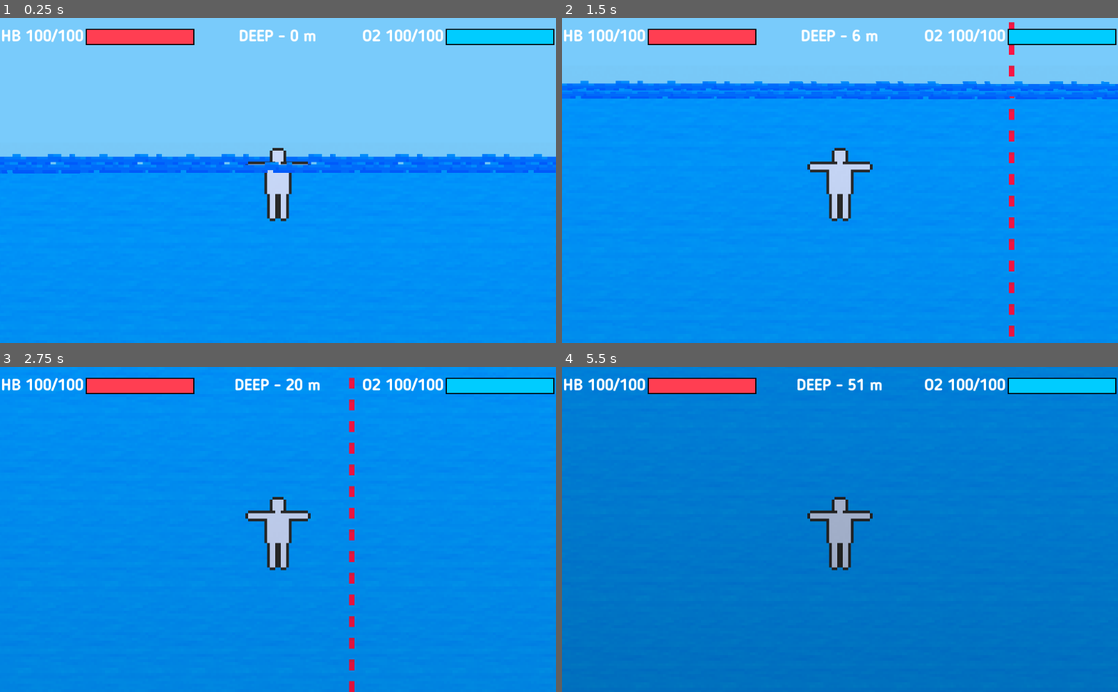
Above: before the commit, frames 1-4 (two rows, left to right).
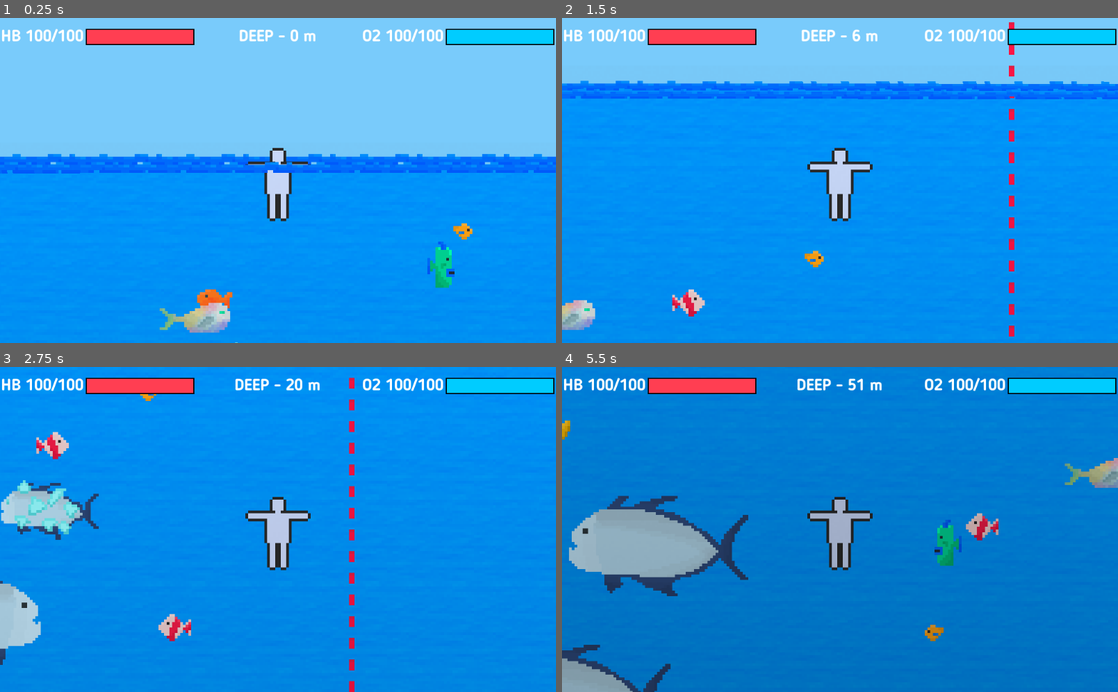
Above: after the commit, the same moments.

Repository: eliaperantoni/fisherman
Game: Godot game, scene res://scenes/main/Main.tscn
The game is run twice, just before and just after one commit, with the same random seed, the same clock (stepped at 60 frames per second) and the same inputs.
Inputs:
- Up to frame 1 (0.25 s): no input
- Up to frame 2 (1.5 s): hold Right (ui_right) 0.53-1.28 s; hold Shift 0.53-1.28 s; hold Down (ui_down) from 1.28 s (still down); tap Shift at 1.35 s
- Up to frame 3 (2.75 s): release Down (ui_down) at 2.03 s; hold Right (ui_right) from 2.03 s (still down); hold Shift from 2.03 s (still down)
- Up to frame 4 (5.5 s): release Right (ui_right) at 2.78 s; release Shift at 2.78 s; hold Up (ui_up) 2.78-3.53 s; tap Shift at 2.85, 4.35 s; hold Shift 3.53-4.28 s; hold Left (ui_left) 3.53-5.03 s; hold Down (ui_down) from 5.03 s (still down); hold Shift from 5.03 s (still down)

The runs differ from the first frame. In frame 1, 1.6% of the frame differs, in the area x 28-85%, y 63-100%; in frame 2, 0.9%; in frame 3, 3.7%; in frame 4, 8.5%, in the area x 0-100%, y 16-100%.

Commit message:
Inherited scene fish refactoring

Diff:
--- a/project.godot
+++ b/project.godot
@@ -10,12 +10,12 @@
 
 _global_script_classes=[ {
 "base": "RigidBody2D",
-"class": "BasicPacificFish",
+"class": "PassiveFish",
 "language": "GDScript",
-"path": "res://scenes/mobs/pacific/basic_pacific_fish_controller.gd"
+"path": "res://scenes/mobs/fish_passive_controller.gd"
 } ]
 _global_script_class_icons={
-"BasicPacificFish": ""
+"PassiveFish": ""
 }
 
 [application]
--- a/scenes/main/Main.tscn
+++ b/scenes/main/Main.tscn
@@ -7,6 +7,7 @@
 [ext_resource path="res://scenes/main/assets/darkness.png" type="Texture" id=5]
 [ext_resource path="res://scenes/border/Border.tscn" type="PackedScene" id=6]
 [ext_resource path="res://scenes/player/Player.tscn" type="PackedScene" id=7]
+[ext_resource path="res://scenes/main/spawner.gd" type="Script" id=8]
 [ext_resource path="res://scenes/interface/Interface.tscn" type="PackedScene" id=9]
 [ext_resource path="res://scenes/main/assets/surface.material" type="Material" id=10]
 
@@ -83,10 +84,11 @@
 }
 
 [node name="Fishes" type="Node2D" parent="."]
-script = ExtResource( 10 )
+script = ExtResource( 8 )
 __meta__ = {
 "_edit_lock_": true
 }
+initial_spawn_amount = 1000
 
 [node name="Darkness" type="Light2D" parent="."]
 position = Vector2( 0, 1792 )
--- a/scenes/main/spawner.gd
+++ b/scenes/main/spawner.gd
@@ -1,15 +1,18 @@
 extends Node
 
 var scenes = [
-	{
-		scene = preload("res://scenes/mobs/pacific/BasicPacificFish.tscn"),
-		weight = 8,
-	}
+	preload("res://scenes/mobs/Fish1.tscn"),
+	preload("res://scenes/mobs/Fish2.tscn"),
+	preload("res://scenes/mobs/Fish3.tscn"),
+	preload("res://scenes/mobs/Fish4.tscn"),
+	preload("res://scenes/mobs/FishCarango.tscn"),
+	preload("res://scenes/mobs/FishCarangoCrystal.tscn"),
+	preload("res://scenes/mobs/FishIperoglife.tscn"),
+	preload("res://scenes/mobs/FishMusicalis.tscn"),
+	preload("res://scenes/mobs/FishOblungo.tscn"),
 ]
 
 export var initial_spawn_amount: int
-
-var total_weight = 8
 
 func _ready():
 	randomize()
@@ -18,16 +21,7 @@
 		_spawn_random_fish(_generate_random_coords())
 
 func _spawn_random_fish(at: Vector2):
-	var consume = randi() % total_weight
-	var scene_index = 0
-
-	while true:
-		if consume < scenes[scene_index].weight:
-			break
-		else:
-			consume -= scenes[scene_index].weight
-
-	var scene = scenes[scene_index].scene
+	var scene = scenes[randi() % scenes.size()]
 	var instance = scene.instance()
 	instance.position = at
 	add_child(instance)
--- /dev/null
+++ b/scenes/mobs/Fish1.tscn
@@ -0,0 +1,5 @@
+[gd_scene load_steps=2 format=2]
+
+[ext_resource path="res://scenes/mobs/FishPassive.tscn" type="PackedScene" id=1]
+
+[node name="RigidBody" instance=ExtResource( 1 )]
--- /dev/null
+++ b/scenes/mobs/Fish2.tscn
@@ -0,0 +1,9 @@
+[gd_scene load_steps=3 format=2]
+
+[ext_resource path="res://scenes/mobs/FishPassive.tscn" type="PackedScene" id=1]
+[ext_resource path="res://scenes/mobs/assets/fish2.png" type="Texture" id=2]
+
+[node name="RigidBody" instance=ExtResource( 1 )]
+
+[node name="Sprite" parent="." index="0"]
+texture = ExtResource( 2 )
--- /dev/null
+++ b/scenes/mobs/Fish3.tscn
@@ -0,0 +1,10 @@
+[gd_scene load_steps=3 format=2]
+
+[ext_resource path="res://scenes/mobs/FishPassive.tscn" type="PackedScene" id=1]
+[ext_resource path="res://scenes/mobs/assets/fish3.png" type="Texture" id=2]
+
+
+[node name="RigidBody" instance=ExtResource( 1 )]
+
+[node name="Sprite" parent="." index="0"]
+texture = ExtResource( 2 )
--- /dev/null
+++ b/scenes/mobs/Fish4.tscn
@@ -0,0 +1,10 @@
+[gd_scene load_steps=3 format=2]
+
+[ext_resource path="res://scenes/mobs/FishPassive.tscn" type="PackedScene" id=1]
+[ext_resource path="res://scenes/mobs/assets/fish4.png" type="Texture" id=2]
+
+
+[node name="RigidBody" instance=ExtResource( 1 )]
+
+[node name="Sprite" parent="." index="0"]
+texture = ExtResource( 2 )
--- /dev/null
+++ b/scenes/mobs/FishCarango.tscn
@@ -0,0 +1,10 @@
+[gd_scene load_steps=3 format=2]
+
+[ext_resource path="res://scenes/mobs/FishPassive.tscn" type="PackedScene" id=1]
+[ext_resource path="res://scenes/mobs/assets/fish_carango.png" type="Texture" id=2]
+
+
+[node name="RigidBody" instance=ExtResource( 1 )]
+
+[node name="Sprite" parent="." index="0"]
+texture = ExtResource( 2 )
--- /dev/null
+++ b/scenes/mobs/FishCarangoCrystal.tscn
@@ -0,0 +1,10 @@
+[gd_scene load_steps=3 format=2]
+
+[ext_resource path="res://scenes/mobs/FishPassive.tscn" type="PackedScene" id=1]
+[ext_resource path="res://scenes/mobs/assets/fish_carango_crystal.png" type="Texture" id=2]
+
+
+[node name="RigidBody" instance=ExtResource( 1 )]
+
+[node name="Sprite" parent="." index="0"]
+texture = ExtResource( 2 )
--- /dev/null
+++ b/scenes/mobs/FishIperoglife.tscn
@@ -0,0 +1,10 @@
+[gd_scene load_steps=3 format=2]
+
+[ext_resource path="res://scenes/mobs/FishPassive.tscn" type="PackedScene" id=1]
+[ext_resource path="res://scenes/mobs/assets/fish_iperoglife.png" type="Texture" id=2]
+
+
+[node name="RigidBody" instance=ExtResource( 1 )]
+
+[node name="Sprite" parent="." index="0"]
+texture = ExtResource( 2 )
--- /dev/null
+++ b/scenes/mobs/FishMusicalis.tscn
@@ -0,0 +1,10 @@
+[gd_scene load_steps=3 format=2]
+
+[ext_resource path="res://scenes/mobs/FishPassive.tscn" type="PackedScene" id=1]
+[ext_resource path="res://scenes/mobs/assets/fish_vibrissae_musicalis.png" type="Texture" id=2]
+
+
+[node name="RigidBody" instance=ExtResource( 1 )]
+
+[node name="Sprite" parent="." index="0"]
+texture = ExtResource( 2 )
--- /dev/null
+++ b/scenes/mobs/FishOblungo.tscn
@@ -0,0 +1,10 @@
+[gd_scene load_steps=3 format=2]
+
+[ext_resource path="res://scenes/mobs/FishPassive.tscn" type="PackedScene" id=1]
+[ext_resource path="res://scenes/mobs/assets/fish_oblungo_dementis.png" type="Texture" id=2]
+
+
+[node name="RigidBody" instance=ExtResource( 1 )]
+
+[node name="Sprite" parent="." index="0"]
+texture = ExtResource( 2 )
--- /dev/null
+++ b/scenes/mobs/FishPassive.tscn
@@ -0,0 +1,14 @@
+[gd_scene load_steps=3 format=2]
+
+[ext_resource path="res://scenes/mobs/fish_passive_controller.gd" type="Script" id=1]
+[ext_resource path="res://scenes/mobs/assets/fish1.png" type="Texture" id=3]
+
+[node name="RigidBody" type="RigidBody2D"]
+gravity_scale = 0.0
+script = ExtResource( 1 )
+
+[node name="Sprite" type="Sprite" parent="."]
+texture = ExtResource( 3 )
+
+[node name="ChangeTripTicker" type="Timer" parent="."]
+autostart = true
--- a/scenes/mobs/pacific/basic_pacific_fish_controller.gd
+++ b/scenes/mobs/fish_passive_controller.gd
@@ -1,8 +1,6 @@
 extends RigidBody2D
 
-class_name BasicPacificFish
-
-export (Array, Texture) var textures
+class_name PassiveFish
 
 onready var sprite = $Sprite
 onready var change_trip_ticker = $ChangeTripTicker
@@ -11,7 +9,7 @@
 
 export var min_impulse_multiplier = 50
 export var max_impulse_multiplier = 100
-var impulse_multiplier = 100
+var impulse_multiplier: float
 
 export var min_change_trip = 1
 export var max_change_trip = 5
@@ -19,7 +17,6 @@
 const drag_coefficient = 0.1
 
 func _ready():
-	sprite.texture = textures[randi() % textures.size()]
 	impulse_multiplier = rand_range(min_impulse_multiplier, max_impulse_multiplier)
 
 	change_trip_ticker.connect("timeout", self, "_update_trip")
--- a/scenes/mobs/pacific/BasicPacificFish.tscn
+++ /dev/null
@@ -1,21 +0,0 @@
-[gd_scene load_steps=10 format=2]
-
-[ext_resource path="res://scenes/mobs/pacific/basic_pacific_fish_controller.gd" type="Script" id=1]
-[ext_resource path="res://scenes/mobs/pacific/assets/fish3.png" type="Texture" id=2]
-[ext_resource path="res://scenes/mobs/pacific/assets/fish1.png" type="Texture" id=3]
-[ext_resource path="res://scenes/mobs/pacific/assets/fish_oblungo_dementis.png" type="Texture" id=4]
-[ext_resource path="res://scenes/mobs/pacific/assets/fish2.png" type="Texture" id=5]
-[ext_resource path="res://scenes/mobs/pacific/assets/fish_vibrissae_musicalis.png" type="Texture" id=6]
-[ext_resource path="res://scenes/mobs/pacific/assets/fish_carango.png" type="Texture" id=7]
-[ext_resource path="res://scenes/mobs/pacific/assets/fish_carango_crystal.png" type="Texture" id=8]
-[ext_resource path="res://scenes/mobs/pacific/assets/fish4.png" type="Texture" id=9]
-
-[node name="RigidBody" type="RigidBody2D"]
-gravity_scale = 0.0
-script = ExtResource( 1 )
-textures = [ ExtResource( 3 ), ExtResource( 5 ), ExtResource( 2 ), ExtResource( 9 ), ExtResource( 7 ), ExtResource( 8 ), ExtResource( 4 ), ExtResource( 6 ) ]
-
-[node name="Sprite" type="Sprite" parent="."]
-
-[node name="ChangeTripTicker" type="Timer" parent="."]
-autostart = true
Not shown: 1 places in scenes/main/Main.tscn that only renumber resources
Renamed: scenes/mobs/pacific/assets/fish1.png -> scenes/mobs/assets/fish1.png
Not shown, changed: scenes/mobs/assets/fish1.png.import
Renamed: scenes/mobs/pacific/assets/fish2.png -> scenes/mobs/assets/fish2.png
Not shown, changed: scenes/mobs/assets/fish2.png.import
Renamed: scenes/mobs/pacific/assets/fish3.png -> scenes/mobs/assets/fish3.png
Not shown, changed: scenes/mobs/assets/fish3.png.import
Renamed: scenes/mobs/pacific/assets/fish4.png -> scenes/mobs/assets/fish4.png
Not shown, changed: scenes/mobs/assets/fish4.png.import
Renamed: scenes/mobs/pacific/assets/fish_carango.png -> scenes/mobs/assets/fish_carango.png
Not shown, changed: scenes/mobs/assets/fish_carango.png.import
Renamed: scenes/mobs/pacific/assets/fish_carango_crystal.png -> scenes/mobs/assets/fish_carango_crystal.png
(and 16 more such lines)
